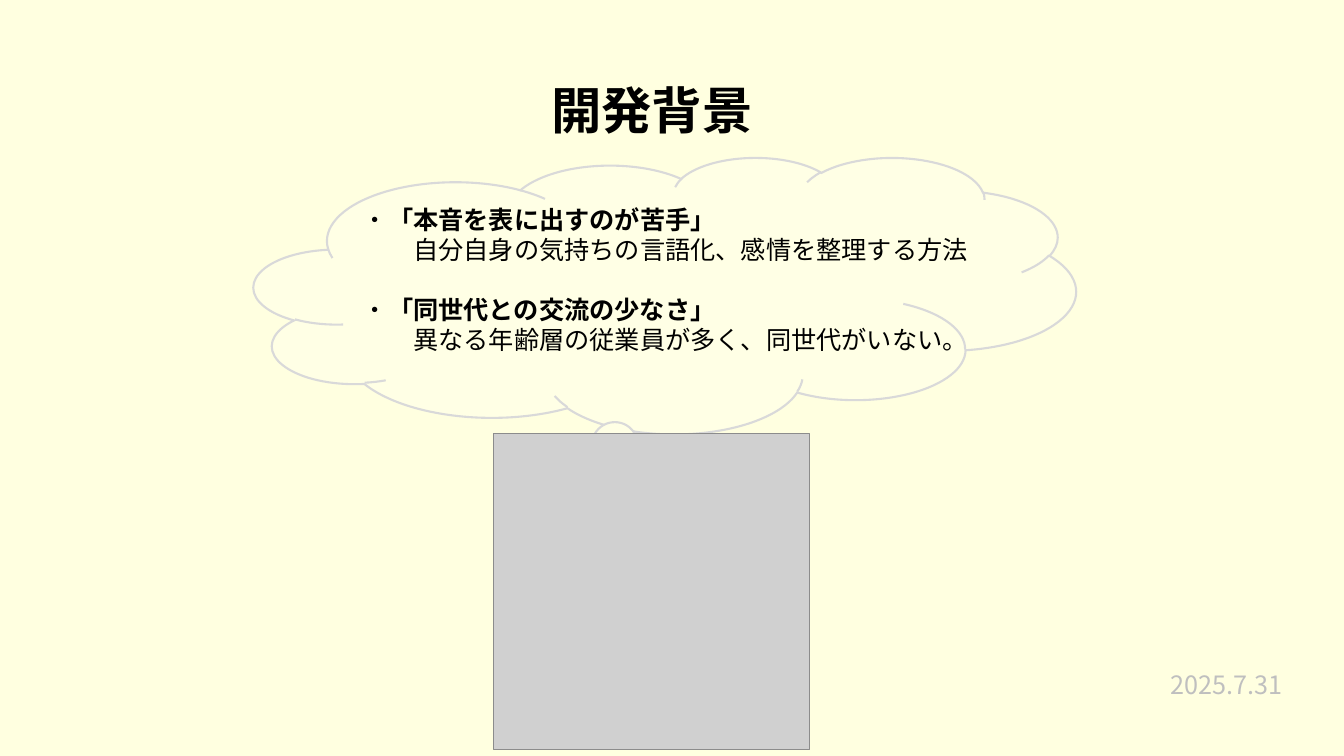
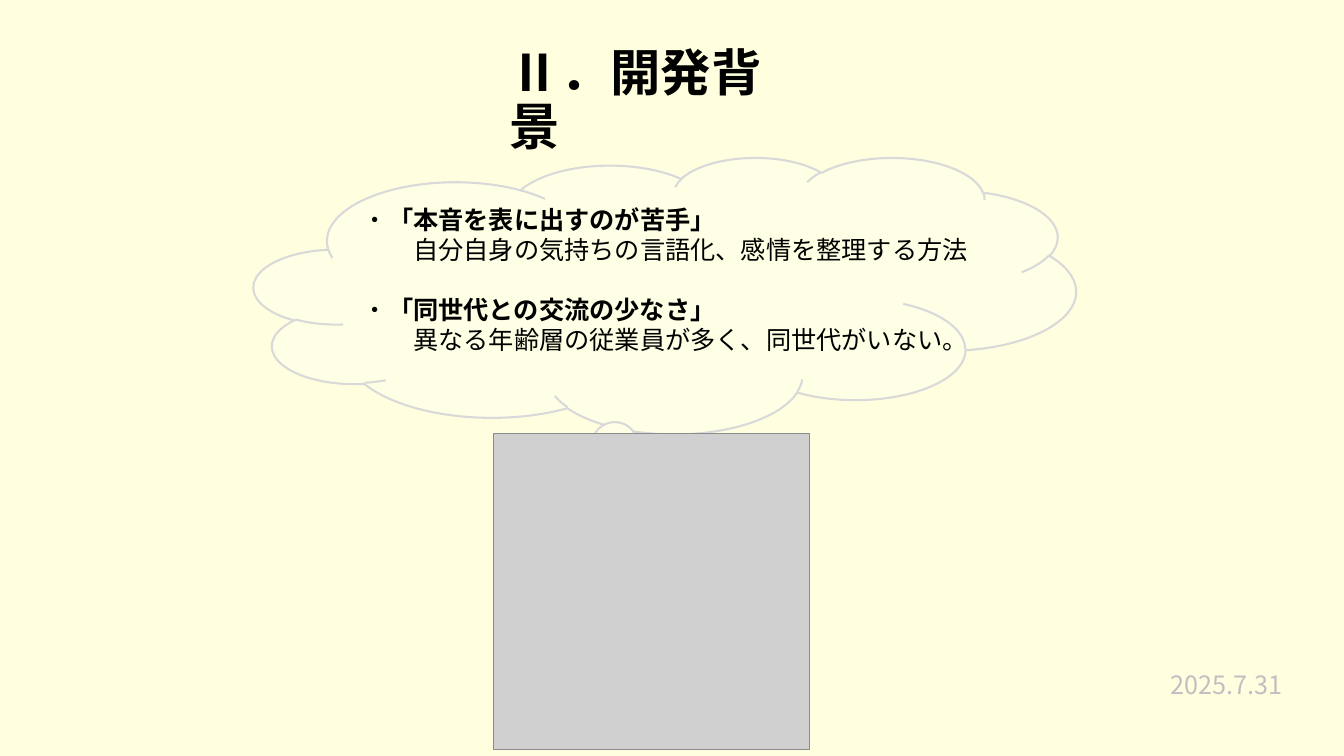
Before and after one commit to plusdojo2025/a2-7, a slide deck: slide 4 of 発表準備/7月成果発表会.pptx. Drawn at 1344x756 pixels with LibreOffice and Linux fonts; fonts in the diff are those of the drawing; grey boxes stand for pictures. Boxes give left, top, right and bottom in pixels: in the first picture for what was removed or moved away, otherwise in the second. Text is boxed around its words. In the diff, an @@ line names an element or a change of style, - is before the commit and + after.

```diff
--- a/発表準備/7月成果発表会.pptx
+++ b/発表準備/7月成果発表会.pptx
@@ title at (510, 48, 762, 150): text changed @@
-開発背景
+Ⅱ．開発背景
```
Also in this commit, not shown: 13 other slides changed, 4 other files.
